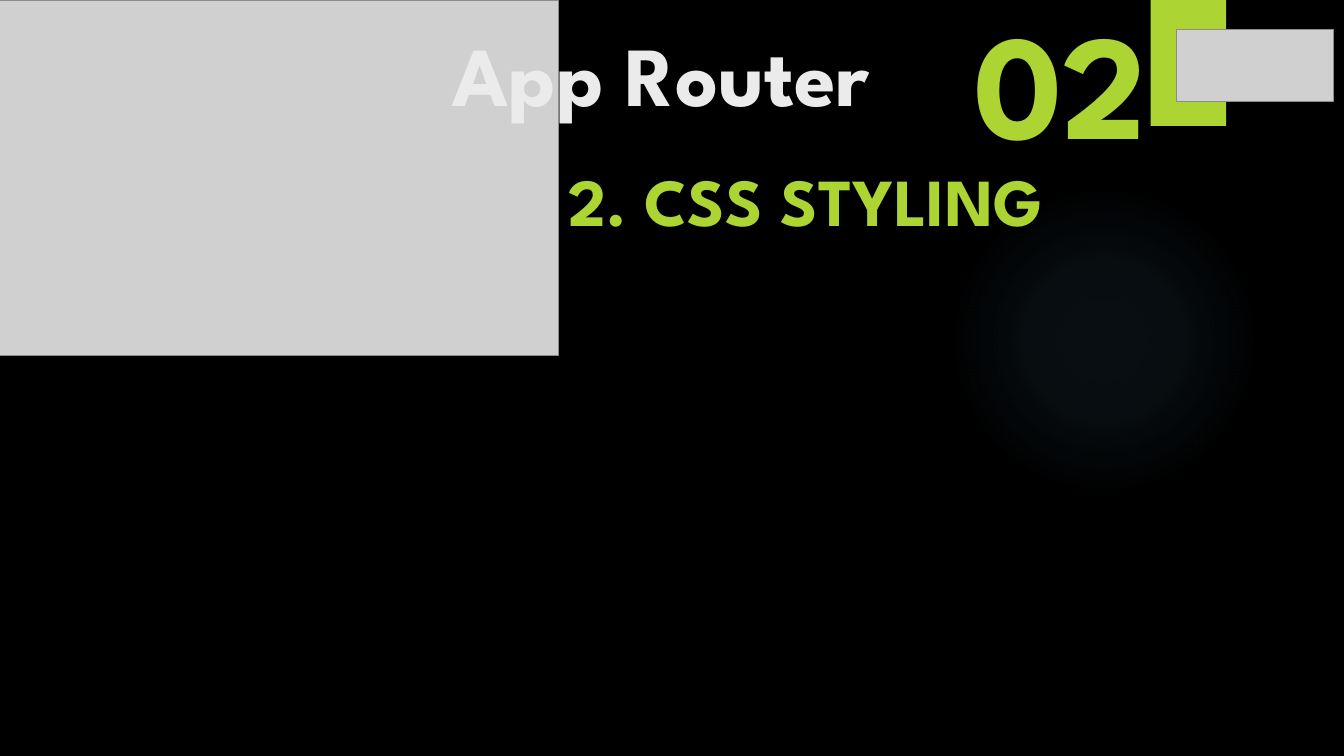
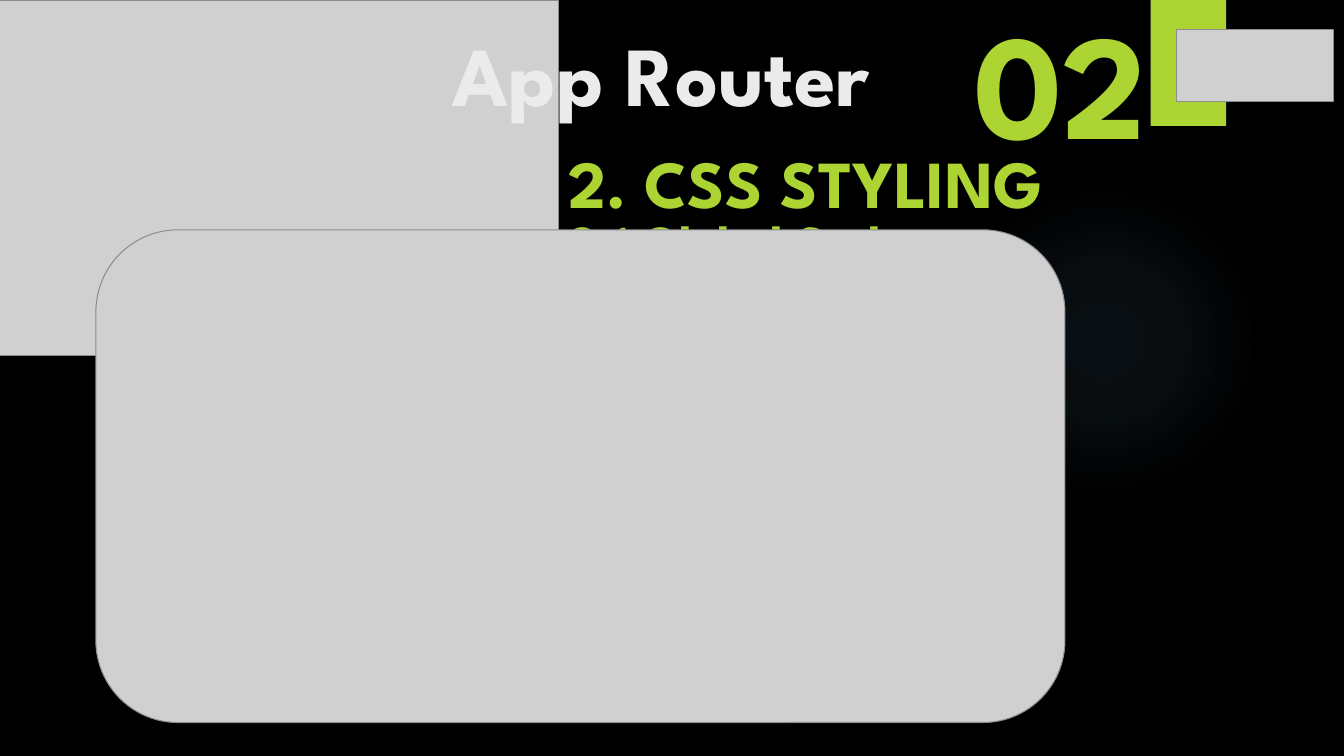
Before and after one commit to yasenstar/learn_javascript, a slide deck: slide 4 of learn_nextjs/2_App_Router/App_Router.pptx. Drawn at 1344x756 pixels with LibreOffice and Linux fonts; fonts in the diff are those of the drawing; grey boxes stand for pictures; background and template pictures are left out. Boxes give left, top, right and bottom in pixels: in the first picture for what was removed or moved away, otherwise in the second. Text is boxed around its words. In the diff, an @@ line names an element or a change of style, - is before the commit and + after.

```diff
--- a/learn_nextjs/2_App_Router/App_Router.pptx
+++ b/learn_nextjs/2_App_Router/App_Router.pptx
@@ subtitle "2. CSS STYLING" rewrapped from <box>568,181,1043,227</box> to <box>568,163,1043,228</box> @@
@@ picture added at <box>96,230,1065,723</box> @@
@@ text added at <box>568,210,928,230</box>, 36 pt, text #ACD433, bold @@
+2.1 Globel Styles
```
Also in this commit, not shown: 3 slides added, 3 other files.
